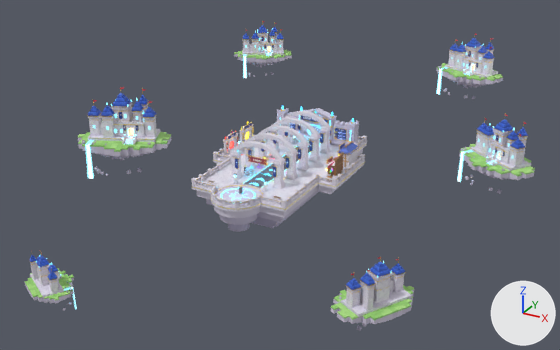
A saved change to the Blender file assets/lobby/blend/lobby_assembled.blend.
One viewpoint serves both versions: a 50 mm lens placed at (221.0, -351.0, 195.0), pointed at (7.0, 38.0, 0.0). Arrows for +X, +Y and +Z are at lower right; the lights stay in place. The older version comes first.

Objects in the first picture: 'Deck_Main', 'Lobby_ArchSpan_051', 'Lobby_ArchSpan_055', 'Lobby_ArchSpan_057', 'Lobby_ArenaGate_047', 'Lobby_FloatingCastle_074', 'Lobby_FloatingCastle_075', 'Lobby_FloatingCastle_076', 'Lobby_FloatingCastle_077', 'Lobby_FloatingCastle_078', 'Lobby_FloatingCastle_079', 'Lobby_PROP_SpawnPlaza_000' and 51 more.
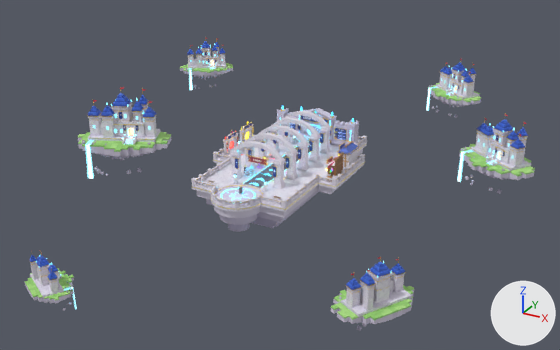
The change in detail:
Object 'Lobby_FloatingCastle_076' (ob_lobby_floatingcastle_076) moves from (-78.0, 165.0, 20.0) to (-92.0, 107.0, 24.0).
Object 'Lobby_FloatingCastle_076' (ob_lobby_floatingcastle_076) turns from (0, 0, 30) to (0, 0, 35) degrees about x, y and z.
Object 'Lobby_FloatingCastle_076' (ob_lobby_floatingcastle_076) is rescaled from (0.7, 0.7, 0.7) to (0.6, 0.6, 0.6).
Object 'Lobby_FloatingCastle_078' (ob_lobby_floatingcastle_078) moves from (82.0, 175.0, 24.0) to (92.0, 107.0, 33.0).
Object 'Lobby_FloatingCastle_078' (ob_lobby_floatingcastle_078) turns from (0, 0, -20) to (0, 0, -35) degrees about x, y and z.
Object 'Lobby_FloatingCastle_078' (ob_lobby_floatingcastle_078) is rescaled from (0.75, 0.75, 0.75) to (0.6, 0.6, 0.6).

Boxes (x1, y1, x2, y2) around the edits, measured in the pictures (560 x 350 px):
'Lobby_FloatingCastle_078', moved, turned, rescaled
    before: (436, 34, 503, 100)
    after: (426, 59, 481, 118)
'Lobby_FloatingCastle_076', moved, turned, rescaled
    before: (234, 21, 292, 78)
    after: (180, 38, 233, 90)
